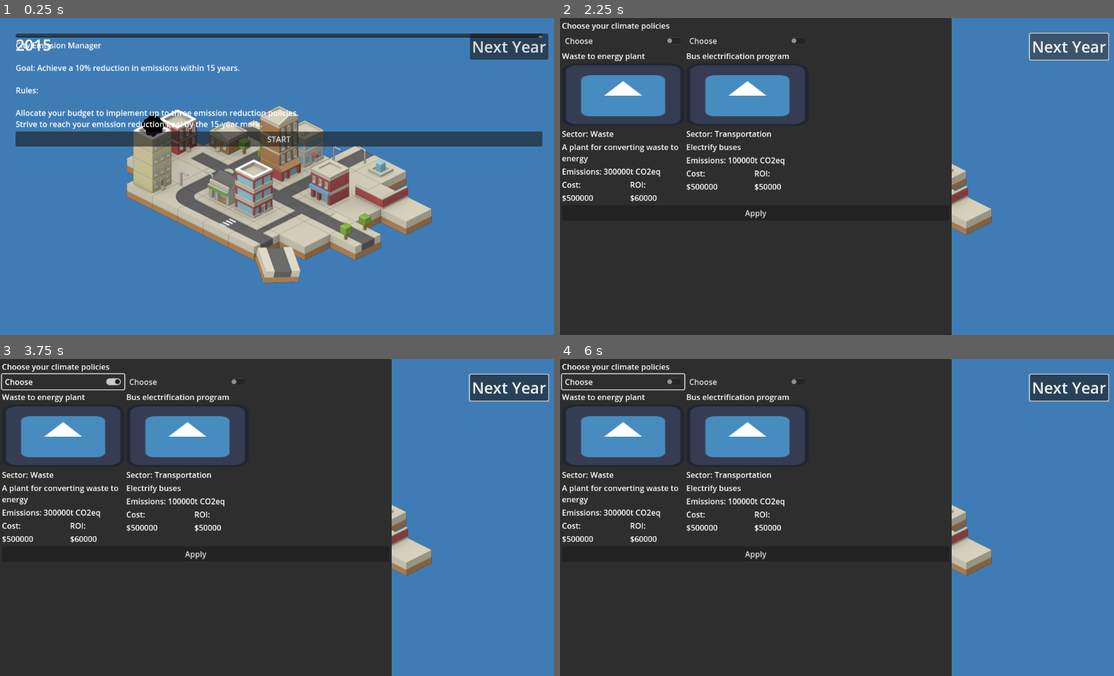
Above: before the commit, frames 1-4 (two rows, left to right).
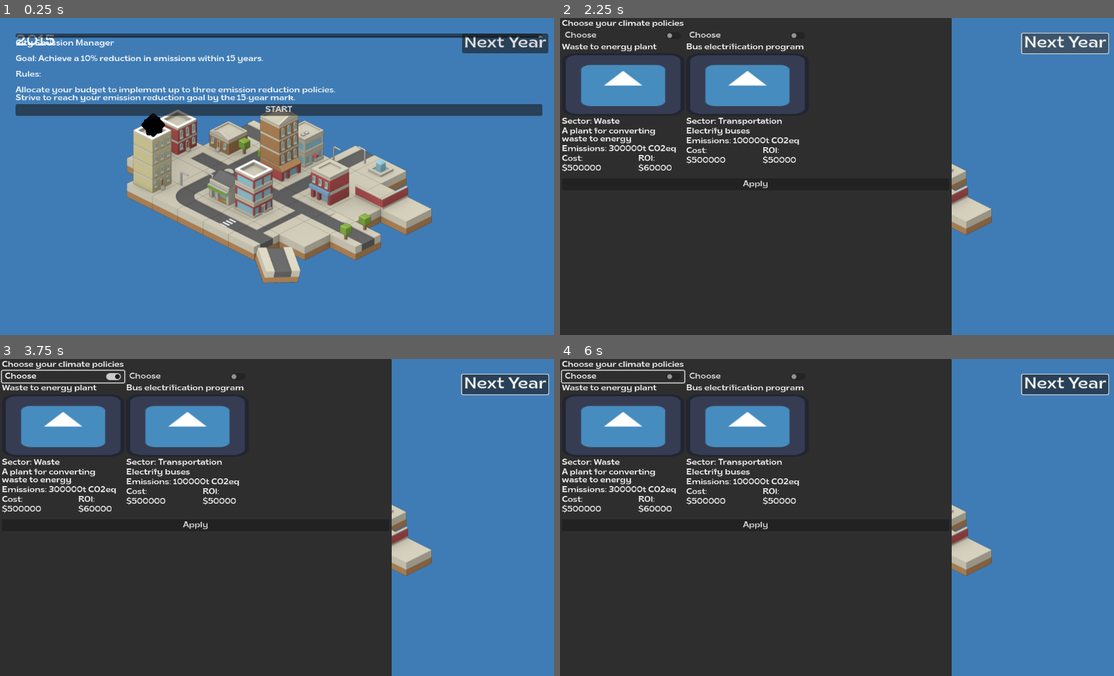
Above: after the commit, the same moments.

Repository: Open-Earth-Foundation/emissionary_game
Game: Godot game, scene res://scenes/game.tscn
The game is run twice, just before and just after one commit, with the same random seed, the same clock (stepped at 60 frames per second) and the same inputs. The engine's default icon, where the game draws it, is replaced by a stand-in: a white triangle on a blue panel in a dark square.
Inputs (mouse positions are in pixels of both pictures, inside the frame that each line leads up to):
- Up to frame 1 (0.25 s): no input
- Up to frame 2 (2.25 s): click (837, 37) at 0.52 s; type "12" at 0.6 s; click "START" at 1.25 s; click "Next Year" at 2 s
- Up to frame 3 (3.75 s): click "Next Year" at 2.75 s; click "Choose" at 3.5 s
- Up to frame 4 (6 s): click "Apply" at 4.25 s; click "Next Year" at 5 s; click "Choose" at 5.75 s

The runs differ from the first frame. In frame 1, 11% of the frame differs, in the area x 2-99%, y 4-41%; in frame 2, 9.2%; in frame 3, 9.6%; in frame 4, 9.6%.

Commit message:
Add custom font

Diff:
--- a/project.godot
+++ b/project.godot
@@ -23,6 +23,10 @@
 
 enabled=PackedStringArray("res://addons/easy_charts/plugin.cfg")
 
+[gui]
+
+theme/custom_font="res://fonts/Brice-Regular.otf"
+
 [rendering]
 
 renderer/rendering_method="gl_compatibility"
Binary file added: fonts/Brice-Regular.otf
Not shown, added: fonts/Brice-Regular.otf.import
